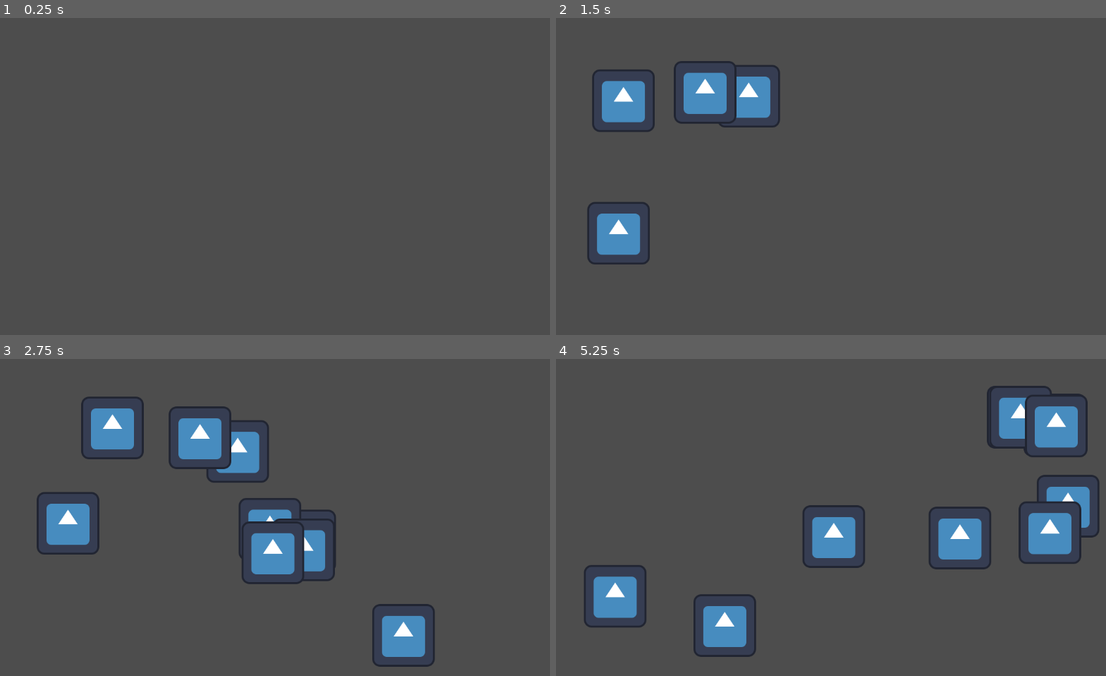
Above: before the commit, frames 1-4 (two rows, left to right).
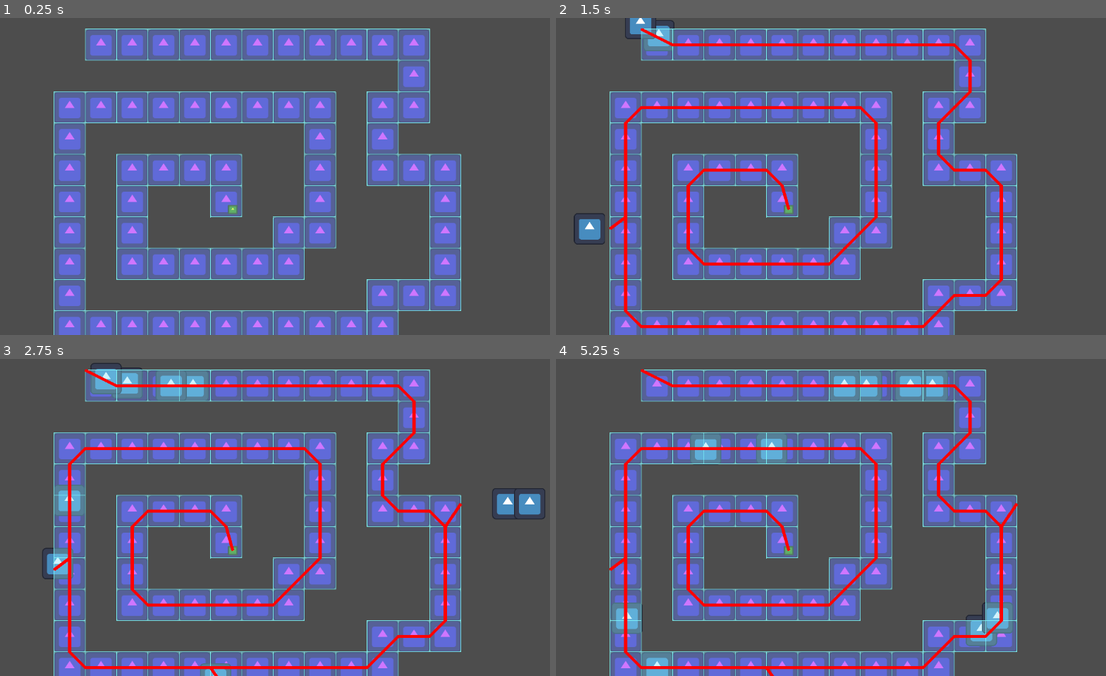
Above: after the commit, the same moments.

Repository: JudiTeller/smog-of-war
Game: Godot game, scene res://scenes/testscene/testscene.tscn
Two runs of this game, one before a commit and one after it. Both use one fixed random seed, a clock stepped at 60 frames per second and the inputs below. The engine's default icon, where the game draws it, is replaced by a stand-in: a white triangle on a blue panel in a dark square.
Inputs:
- Up to frame 1 (0.25 s): no input
- Up to frame 2 (1.5 s): no input
- Up to frame 3 (2.75 s): no input
- Up to frame 4 (5.25 s): no input

The runs differ from the first frame. In frame 1, 38% of the frame differs, in the area x 9-84%, y 3-100%; in frame 2, 40%; in frame 3, 42%; in frame 4, 46%, in the area x 5-99%, y 3-100%.

Commit message:
first pathfinding iteration for humans

Diff:
--- a/core/systems/human_factory.gd
+++ b/core/systems/human_factory.gd
@@ -4,16 +4,23 @@
 
 @export var startpoint: Node2D
 @export var target: Node2D
+@export var human_node: Node2D
 
 var maxcap = 10
 var startpoint_arr: Array[Vector2]
 var nav_arr: Array[NavigationPolygon]
 
-@onready var human_node: Node2D = $humans
+var nav_map: RID
+var tilemap: TileMap
+
+#@onready var human_node: Node2D = $humans
 @onready var human = preload("res://entities/human/human.tscn")
 
 # Called when the node enters the scene tree for the first time.
 func _ready() -> void:
+    if human_node == null:
+        push_error("You forgot to select a human_node")
+
     $human_cycle.start()
     pass # Replace with function body.
 
@@ -34,9 +41,14 @@
         human_node.add_child(new_human)
         calc_random_target_position()
         new_human._set_target(target)
+        var current_nav_agent: NavigationAgent2D = new_human.get_nav_agent()
+        current_nav_agent.set_navigation_map(nav_map)
+
 
     else:
         push_error("Either start or target location not set for human!")
+
+
 
 
 func register_nav_area(new_area: NavigationPolygon):
@@ -48,7 +60,6 @@
         var poly_area_arr: Array[PackedInt32Array] = []
         for i in nav_area.get_polygon_count():
             poly_area_arr.append(nav_area.get_polygon(i))
-            print(i)
         for single_poly in poly_area_arr:
 
             var single_area = calc_poly_area(area_vertices[single_poly[0]], area_vertices[single_poly[1]], area_vertices[single_poly[2]])
@@ -62,3 +73,9 @@
 
 func set_startpoint_arr(arr: Array[Vector2]):
     startpoint_arr = arr
+
+func set_navigation_map(new_map: RID):
+    nav_map = new_map
+
+func register_tilemap(new_tilemap: TileMap):
+    tilemap = new_tilemap
--- a/entities/human/Human.gd
+++ b/entities/human/Human.gd
@@ -19,25 +19,20 @@
     $Healthtick.start()
 
 
+
 # Called every frame. 'delta' is the elapsed time since the previous frame.
 func _process(delta):
     pass
 
 func _physics_process( delta: float, ) -> void:
 
-    var direction = Vector3()
-
-    nav.target_position = target.position
-
-    direction = nav.get_next_path_position() - global_position
-    direction = direction.normalized()
-
-    velocity = velocity.lerp(direction * speed, acceleration * delta)
-
-    move_and_slide()
+    var next_location = nav.get_next_path_position()
+    var direction = global_position.direction_to(next_location)
+    global_position += direction * delta * speed
 
 func _set_target(new_target: Node2D):
     target = new_target
+    nav.target_position = target.position
 
 
 func _input( event: InputEvent, ) -> void:
@@ -52,3 +47,7 @@
     get_parent().remove_child(self)
     queue_free()
     pass # Replace with function body.
+
+
+func get_nav_agent() -> NavigationAgent2D:
+    return nav
--- a/entities/human/human.tscn
+++ b/entities/human/human.tscn
@@ -3,8 +3,7 @@
 [ext_resource type="Script" path="res://entities/human/Human.gd" id="1_yrqtw"]
 [ext_resource type="Texture2D" uid="uid://brcr0i6hs1sfq" path="res://icon.svg" id="2_iavso"]
 
-[sub_resource type="RectangleShape2D" id="RectangleShape2D_o3x0p"]
-size = Vector2(123, 123)
+[sub_resource type="CircleShape2D" id="CircleShape2D_jysyb"]
 
 [node name="CharacterBody2D" type="CharacterBody2D"]
 collision_layer = 0
@@ -18,9 +17,16 @@
 [node name="Healthtick" type="Timer" parent="."]
 
 [node name="NavigationAgent2D" type="NavigationAgent2D" parent="."]
+path_desired_distance = 40.0
+target_desired_distance = 30.0
+path_max_distance = 500.0
+path_postprocessing = 1
+debug_enabled = true
+debug_path_custom_line_width = 12.36
 
 [node name="CollisionShape2D" type="CollisionShape2D" parent="."]
-position = Vector2(0.5, -0.5)
-shape = SubResource("RectangleShape2D_o3x0p")
+shape = SubResource("CircleShape2D_jysyb")
+disabled = true
+one_way_collision_margin = 0.0
 
 [connection signal="target_reached" from="NavigationAgent2D" to="." method="_on_navigation_agent_2d_target_reached"]
--- a/project.godot
+++ b/project.godot
@@ -14,3 +14,35 @@
 run/main_scene="res://scenes/testscene/testscene.tscn"
 config/features=PackedStringArray("4.1", "Forward Plus")
 config/icon="res://icon.svg"
+
+[input]
+
+ui_select={
+"deadzone": 0.5,
+"events": [Object(InputEventKey,"resource_local_to_scene":false,"resource_name":"","device":0,"window_id":0,"alt_pressed":false,"shift_pressed":false,"ctrl_pressed":false,"meta_pressed":false,"pressed":false,"keycode":32,"physical_keycode":0,"key_label":0,"unicode":32,"echo":false,"script":null)
+]
+}
+ui_left={
+"deadzone": 0.5,
+"events": [Object(InputEventKey,"resource_local_to_scene":false,"resource_name":"","device":0,"window_id":0,"alt_pressed":false,"shift_pressed":false,"ctrl_pressed":false,"meta_pressed":false,"pressed":false,"keycode":4194319,"physical_keycode":0,"key_label":0,"unicode":0,"echo":false,"script":null)
+]
+}
+ui_right={
+"deadzone": 0.5,
+"events": [Object(InputEventKey,"resource_local_to_scene":false,"resource_name":"","device":0,"window_id":0,"alt_pressed":false,"shift_pressed":false,"ctrl_pressed":false,"meta_pressed":false,"pressed":false,"keycode":4194321,"physical_keycode":0,"key_label":0,"unicode":0,"echo":false,"script":null)
+]
+}
+ui_up={
+"deadzone": 0.5,
+"events": [Object(InputEventKey,"resource_local_to_scene":false,"resource_name":"","device":0,"window_id":0,"alt_pressed":false,"shift_pressed":false,"ctrl_pressed":false,"meta_pressed":false,"pressed":false,"keycode":4194320,"physical_keycode":0,"key_label":0,"unicode":0,"echo":false,"script":null)
+]
+}
+ui_down={
+"deadzone": 0.5,
+"events": [Object(InputEventKey,"resource_local_to_scene":false,"resource_name":"","device":0,"window_id":0,"alt_pressed":false,"shift_pressed":false,"ctrl_pressed":false,"meta_pressed":false,"pressed":false,"keycode":4194322,"physical_keycode":0,"key_label":0,"unicode":0,"echo":false,"script":null)
+]
+}
+
+[navigation]
+
+2d/default_cell_size=128
--- /dev/null
+++ b/scenes/testscene/TileMap.gd
@@ -0,0 +1,22 @@
+extends TileMap
+
+
+
+# Called when the node enters the scene tree for the first time.
+func _ready():
+    calculate_nav_area()
+    pass # Replace with function body.
+
+
+# Called every frame. 'delta' is the elapsed time since the previous frame.
+func _process(delta):
+    pass
+
+func calculate_nav_area():
+    var combined_poly: PackedVector2Array = []
+    for cell in get_used_cells(0):
+        var tile_nav_poly = get_cell_tile_data(0, cell).get_navigation_polygon(0).get_vertices()
+
+        if tile_nav_poly:
+            combined_poly = Geometry2D.merge_polygons(combined_poly, tile_nav_poly)
+        pass
--- a/scenes/testscene/testscene.gd
+++ b/scenes/testscene/testscene.gd
@@ -6,12 +6,15 @@
     # when level is loaded in, get positions of all defined startlocations
     # this routine needs to be implemented by the actual level script
     var startpoints: Array[Vector2] = []
+
     for node in $startpoint.get_children():
         startpoints.append(node.global_position)
 
     # provide start positions to the human factory
     $human_factory.set_startpoint_arr(startpoints)
-    $human_factory.register_nav_area($NavigationRegion2D.navigation_polygon)
+    $human_factory.set_navigation_map($TileMap.get_navigation_map(0))
+
+#    $human_factory.register_nav_area($NavigationRegion2D.navigation_polygon)
 
 
 # Called every frame. 'delta' is the elapsed time since the previous frame.
--- a/scenes/testscene/testscene.tscn
+++ b/scenes/testscene/testscene.tscn
@@ -1,44 +1,74 @@
-[gd_scene load_steps=4 format=3 uid="uid://bbdtk6cme3okn"]
+[gd_scene load_steps=8 format=3 uid="uid://bbdtk6cme3okn"]
 
 [ext_resource type="Script" path="res://scenes/testscene/testscene.gd" id="1_e8132"]
 [ext_resource type="PackedScene" uid="uid://dvl0vhb7qf0gb" path="res://core/systems/human_factory.tscn" id="2_ehyuq"]
+[ext_resource type="Texture2D" uid="uid://brcr0i6hs1sfq" path="res://icon.svg" id="3_8a03b"]
+[ext_resource type="Script" path="res://scenes/testscene/TileMap.gd" id="4_5uy6f"]
 
-[sub_resource type="NavigationPolygon" id="NavigationPolygon_dkruw"]
-vertices = PackedVector2Array(-224, 33, -107, 30, -116, 97, -314, 97, -296, -153, -214, -95, 172, -174, 94, -81, 180, 111, 88, 174, 730, 165, 659, 106, 733, -188, 654, -114, 238, -163, 310, -109, 238, 65, 313, -14, 649, 53, 643, -29, -241, 225, -323, 169, -310, 359, -232, 288, 728, 371, 727, 276)
-polygons = Array[PackedInt32Array]([PackedInt32Array(0, 1, 2, 3), PackedInt32Array(0, 3, 4, 5), PackedInt32Array(5, 4, 6, 7), PackedInt32Array(7, 6, 8, 9), PackedInt32Array(10, 9, 8, 11), PackedInt32Array(12, 10, 11, 13), PackedInt32Array(14, 12, 13, 15), PackedInt32Array(16, 14, 15, 17), PackedInt32Array(18, 16, 17, 19), PackedInt32Array(3, 2, 20, 21), PackedInt32Array(22, 21, 20, 23), PackedInt32Array(24, 22, 23, 25)])
-outlines = Array[PackedVector2Array]([PackedVector2Array(-296, -153, -314, 97, -116, 97, -107, 30, -224, 33, -214, -95, 94, -81, 88, 174, 730, 165, 733, -188, 238, -163, 238, 65, 649, 53, 643, -29, 313, -14, 310, -109, 654, -114, 659, 106, 180, 111, 172, -174), PackedVector2Array(-323, 169, -314, 97, -116, 97, -241, 225, -232, 288, 727, 276, 728, 371, -310, 359)])
+[sub_resource type="NavigationPolygon" id="NavigationPolygon_tufhl"]
+vertices = PackedVector2Array(-64, -64, 64, -64, 64, 64, -64, 64)
+polygons = Array[PackedInt32Array]([PackedInt32Array(0, 1, 2, 3)])
+outlines = Array[PackedVector2Array]([PackedVector2Array(-64, -64, 64, -64, 64, 64, -64, 64)])
+
+[sub_resource type="TileSetAtlasSource" id="TileSetAtlasSource_qxd8x"]
+texture = ExtResource("3_8a03b")
+texture_region_size = Vector2i(128, 128)
+0:0/0 = 0
+0:0/0/modulate = Color(1, 0.180392, 1, 1)
+0:0/0/terrain = 0
+0:0/0/navigation_layer_0/polygon = SubResource("NavigationPolygon_tufhl")
+
+[sub_resource type="TileSet" id="TileSet_o4sj1"]
+tile_size = Vector2i(128, 128)
+navigation_layer_0/layers = 1
+navigation_layer_1/layers = 1
+sources/0 = SubResource("TileSetAtlasSource_qxd8x")
 
 [node name="testscene" type="Node2D"]
-position = Vector2(-1, -2)
 script = ExtResource("1_e8132")
 
 [node name="Camera2D" type="Camera2D" parent="."]
-position = Vector2(200, 67)
-
-[node name="NavigationRegion2D" type="NavigationRegion2D" parent="."]
-modulate = Color(0.254902, 1, 1, 1)
-self_modulate = Color(0.270588, 1, 1, 1)
-position = Vector2(-3, -9)
-navigation_polygon = SubResource("NavigationPolygon_dkruw")
+position = Vector2(419, 474)
+zoom = Vector2(0.5, 0.5)
 
 [node name="startpoint" type="Node2D" parent="."]
 position = Vector2(765, 383)
 
 [node name="Node2D" type="Node2D" parent="startpoint"]
-position = Vector2(-163, -67)
+position = Vector2(-593, 937)
 
 [node name="Node2D2" type="Node2D" parent="startpoint"]
-position = Vector2(-1027, -61)
+position = Vector2(-1536, 305)
 
 [node name="Node2D3" type="Node2D" parent="startpoint"]
-position = Vector2(-584, -242)
+position = Vector2(679, 35)
 
 [node name="Node2D4" type="Node2D" parent="startpoint"]
-position = Vector2(-1043, -438)
+position = Vector2(-1292, -757)
+
+[node name="human_node" type="Node2D" parent="."]
+
+[node name="TileMap" type="TileMap" parent="."]
+tile_set = SubResource("TileSet_o4sj1")
+cell_quadrant_size = 32
+collision_visibility_mode = 1
+navigation_visibility_mode = 1
+format = 2
+layer_0/z_index = -1
+layer_0/tile_data = PackedInt32Array(-3, 0, 0, -2, 0, 0, -1, 0, 0, -65536, 0, 0, -65535, 0, 0, -65534, 0, 0, -65533, 0, 0, -65532, 0, 0, -65531, 0, 0, -65530, 0, 0, -65529, 0, 0, 7, 0, 0, 65543, 0, 0, 65542, 0, 0, 131078, 0, 0, 196614, 0, 0, 196615, 0, 0, 196616, 0, 0, 262152, 0, 0, 327688, 0, 0, 393224, 0, 0, 458760, 0, 0, 458759, 0, 0, 458758, 0, 0, 524293, 0, 0, 524292, 0, 0, 524291, 0, 0, 524290, 0, 0, 524289, 0, 0, 524288, 0, 0, 589823, 0, 0, 589822, 0, 0, 524294, 0, 0, 589821, 0, 0, 589820, 0, 0, 524284, 0, 0, 458748, 0, 0, 393212, 0, 0, 327676, 0, 0, 262140, 0, 0, 196604, 0, 0, 131068, 0, 0, 131069, 0, 0, 131070, 0, 0, 131071, 0, 0, 65536, 0, 0, 65537, 0, 0, 65538, 0, 0, 65539, 0, 0, 65540, 0, 0, 131076, 0, 0, 196612, 0, 0, 262148, 0, 0, 327684, 0, 0, 327683, 0, 0, 393219, 0, 0, 393218, 0, 0, 393217, 0, 0, 393216, 0, 0, 458751, 0, 0, 458750, 0, 0, 393214, 0, 0, 327678, 0, 0, 262142, 0, 0, 262143, 0, 0, 196608, 0, 0, 196609, 0, 0, 262145, 0, 0)
+script = ExtResource("4_5uy6f")
+
+[node name="human_factory" parent="." node_paths=PackedStringArray("startpoint", "target", "human_node") instance=ExtResource("2_ehyuq")]
+startpoint = NodePath("../startpoint")
+target = NodePath("../target")
+human_node = NodePath("../human_node")
 
 [node name="target" type="Node2D" parent="."]
-position = Vector2(589, 19)
+position = Vector2(219, 609)
+metadata/_edit_group_ = true
 
-[node name="human_factory" parent="." node_paths=PackedStringArray("startpoint", "target") instance=ExtResource("2_ehyuq")]
-startpoint = NodePath("../startpoint")
-target = NodePath("../target")
+[node name="Sprite2D" type="Sprite2D" parent="target"]
+modulate = Color(1, 1, 0, 1)
+self_modulate = Color(1, 1, 0, 1)
+scale = Vector2(0.31, 0.31)
+texture = ExtResource("3_8a03b")
